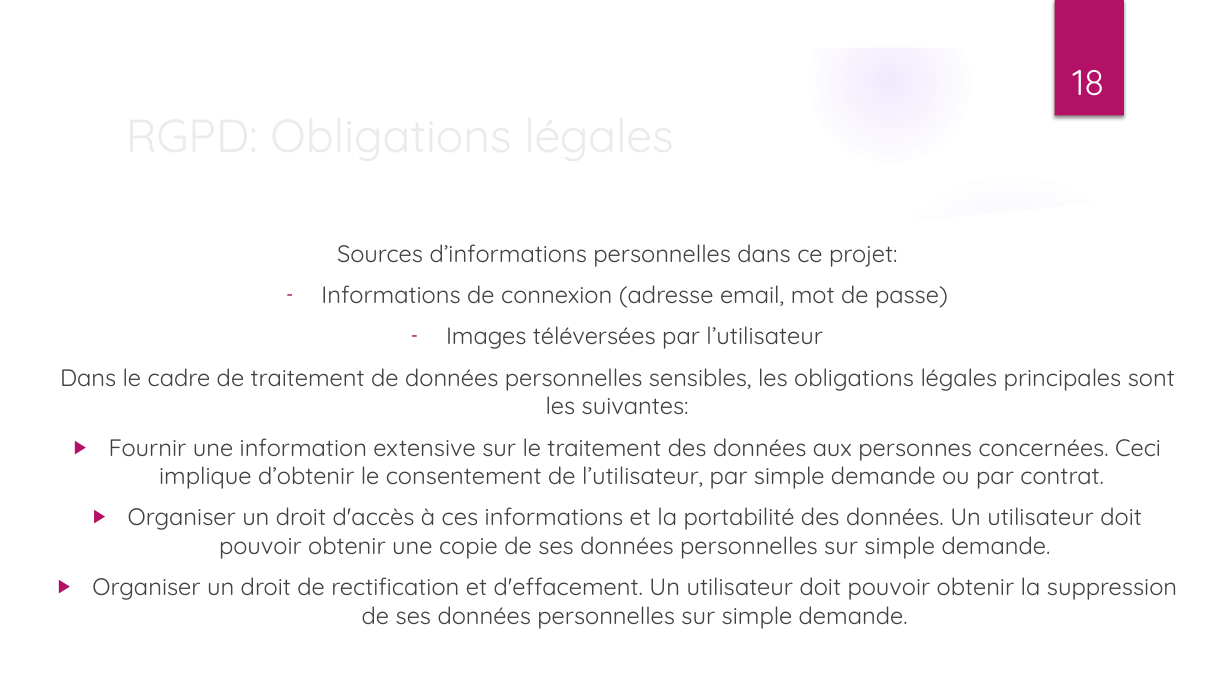
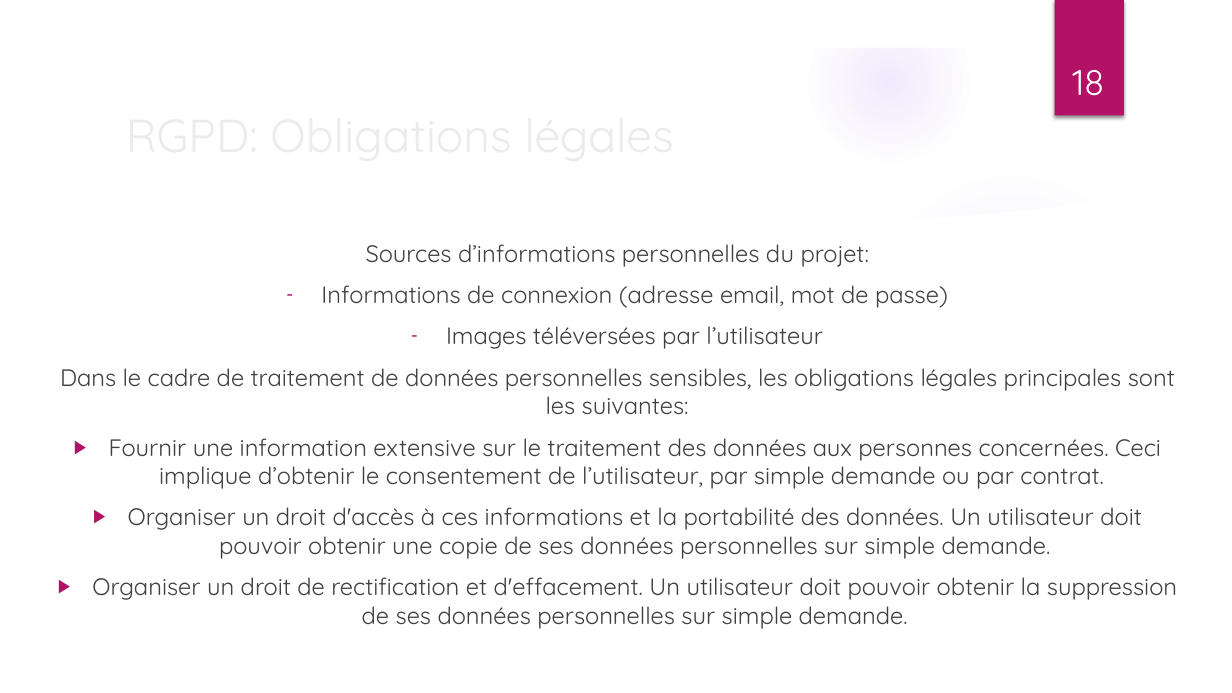
Before and after one commit to ThibaultDieudonne/Cadrage-d-un-projet-IA, a slide deck: slide 18 of Dieudonné_Thibault_5_presentation_072022.pptx. Drawn at 1232x693 pixels with LibreOffice and Linux fonts; fonts in the diff are those of the drawing; background and template pictures are left out. Boxes give left, top, right and bottom in pixels: in the first picture for what was removed or moved away, otherwise in the second. Text is boxed around its words. In the diff, an @@ line names an element or a change of style, - is before the commit and + after.

```diff
--- a/Dieudonné_Thibault_5_presentation_072022.pptx
+++ b/Dieudonné_Thibault_5_presentation_072022.pptx
@@ text at [366,244,869,267]: text changed @@
-Sources d’informations personnelles dans ce projet:
+Sources d’informations personnelles du projet:
```
Also in this commit, not shown: 5 other slides changed, 1 other file.
